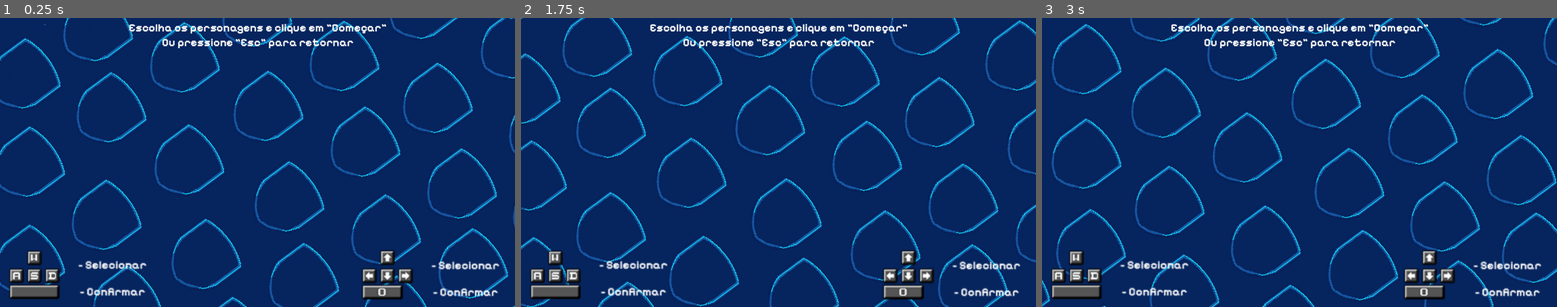
Above: before the commit, frames 1-3 (left to right).
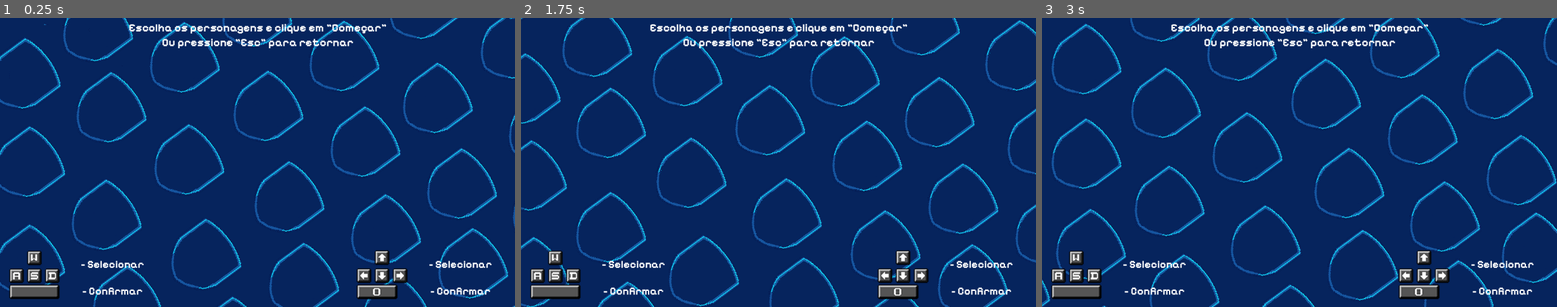
Above: after the commit, the same moments.

Repository: RailanTeles/UniFighters
Game: Godot game, scene res://selecao.tscn
Two runs of this game, one before a commit and one after it. Both use one fixed random seed, a clock stepped at 60 frames per second and the inputs below. This scene is started directly instead of the project's main scene. Sound files missing from this copy of the repository are replaced by a short silence.
Inputs:
- Up to frame 1 (0.25 s): no input
- Up to frame 2 (1.75 s): no input
- Up to frame 3 (3 s): no input

The runs differ from the first frame. In frame 1, 2.0% of the frame differs, in the area x 2-97%, y 80-98%; in frame 2, 2.0%; in frame 3, 1.9%.

Commit message:
mudança nos assets

Diff:
--- a/selecao.tscn
+++ b/selecao.tscn
@@ -102,8 +102,9 @@
 anchor_top = 0.5
 anchor_right = 1.0
 anchor_bottom = 0.5
-offset_left = -350.0
+offset_left = -362.0
 offset_top = -65.0
+offset_right = -11.0
 offset_bottom = 65.0
 grow_horizontal = 0
 grow_vertical = 2
Binary file changed: assets/grupoBotaoP1.png
Binary file changed: assets/grupoBotaoP2.png
